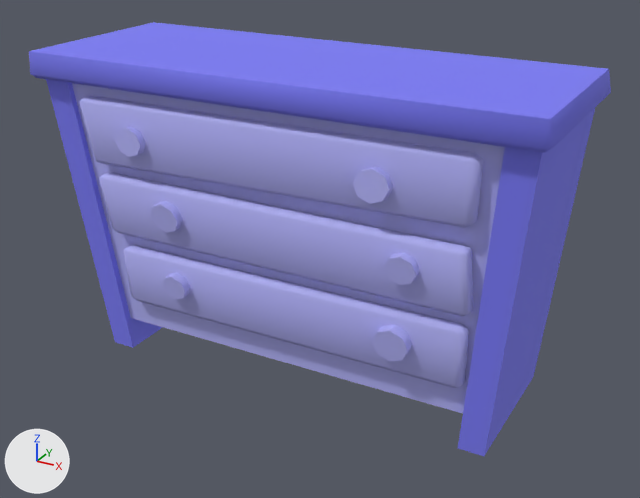
Two versions of the FBX model Assets/3D/Environment/chestDrawers.FBX, one commit apart.
One viewpoint serves both versions: a 50 mm lens placed at (4.54, -8.94, 5.5), pointed at (0.21, -1.08, 1.57). The axes (+X, +Y, +Z) are drawn at lower left. The lights are the same throughout.

Objects in the first picture: 'chestDrawers'.
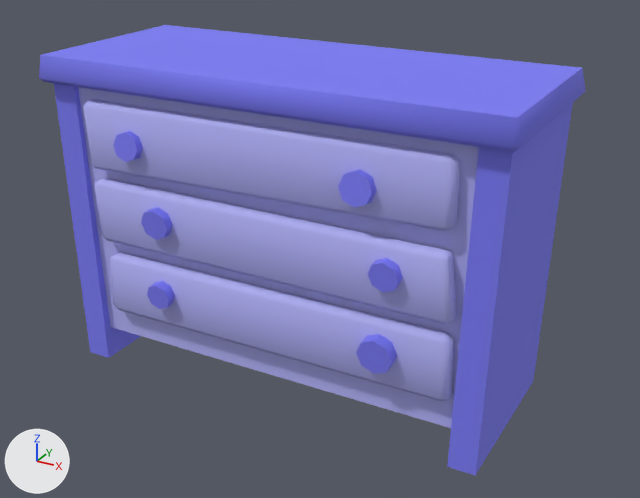
Changed parts and their boxes (x1, y1, x2, y2) in the pictures (640 x 498 px; the box of a moved part takes in the faces that stretch with it):
'chestDrawers', reshaped (6% narrower)
    before: (29, 22, 611, 456)
    after: (39, 25, 586, 475)
part 1 of me_mesh, moved or reshaped
    before: (151, 201, 182, 233)
    after: (141, 207, 173, 240)
part 2 of me_mesh, moved or reshaped
    before: (163, 273, 190, 299)
    after: (147, 281, 175, 309)
part 3 of me_mesh, moved or reshaped
    before: (384, 253, 420, 285)
    after: (368, 258, 403, 292)
part 4 of me_mesh, moved or reshaped
    before: (353, 167, 393, 204)
    after: (338, 169, 377, 208)
part 5 of me_mesh, moved or reshaped
    before: (115, 127, 146, 157)
    after: (113, 131, 143, 162)
part 6 of me_mesh, moved or reshaped
    before: (29, 22, 611, 456)
    after: (39, 25, 586, 475)

What the commit changed:
me_mesh is used by ob_chestdrawers; location (0.0, 0.0, 0.0).
me_mesh had 206 vertices, 284 faces and spanned x -2.87..2.87, y -2.08..0.08, z 0.0..3.61.
me_mesh now has 206 vertices, 284 faces and spans x -2.64..2.64, y -2.25..0.0, z 0.0..3.61.
me_mesh part 1: the loose piece of 16 vertices spanning x -1.35..-1.0, y -2.05..-1.86, z 1.82..2.17 is multiplied about its middle by the matrix ((0.987, -0.002, 0.024), (0.001, 0.986, 0.051), (-0.024, -0.051, 0.985)), then moved by (0.03, -0.2, 0.0).
me_mesh part 2: the loose piece of 16 vertices spanning x -1.31..-1.01, y -1.97..-1.81, z 0.99..1.29 is multiplied about its middle by the matrix ((1.0, -0.002, 0.025), (0.001, 0.999, 0.051), (-0.025, -0.051, 0.998)), then moved by (-0.01, -0.26, 0.0).
me_mesh part 3: the loose piece of 16 vertices spanning x 1.41..1.74, y -2.04..-1.87, z 1.83..2.16 is multiplied about its middle by the matrix ((0.987, 0.001, -0.018), (-0.001, 0.986, 0.051), (0.018, -0.051, 0.985)), then moved by (-0.08, -0.2, 0.0).
me_mesh part 4: the loose piece of 16 vertices spanning x 1.1..1.47, y -2.08..-1.94, z 2.62..2.96 is multiplied about its middle by the matrix ((0.975, 0.0, -0.013), (0.001, 0.974, 0.054), (0.013, -0.054, 0.973)), then moved by (-0.09, -0.14, 0.0).
me_mesh part 5: the loose piece of 16 vertices spanning x -1.7..-1.36, y -2.08..-1.94, z 2.63..2.95 is multiplied about its middle by the matrix ((0.974, 0.0, 0.028), (-0.002, 0.973, 0.054), (-0.028, -0.054, 0.972)), then moved by (0.09, -0.14, 0.0).
me_mesh part 6: 126 of 206 vertices moved; they spanned x -2.87..2.87, y -2.08..0.08, z 0.0..3.61 and now span x -2.64..2.64, y -2.25..0.0, z 0.0..3.61; mean shift (-0.02, -0.18, 0.0); largest move (-2.35, -1.7, 0.0) -> (-2.46, -2.04, 0.0).
